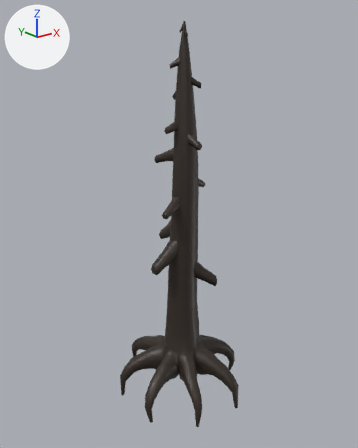
The FBX model workers/unity/Assets/3D/Environment/Trees/FirDead.fbx as it was, and as the next commit left it.
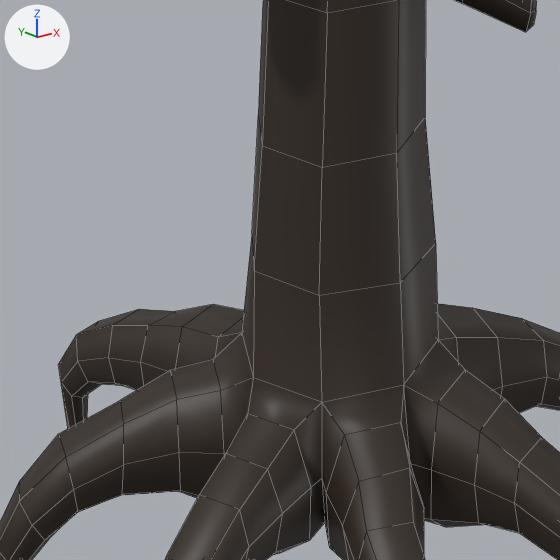
Old and new are each drawn whole from a 50 mm lens placed at (-4.55, -5.58, 4.72), pointed at (-0.01, 0.1, 2.45) and again close up on the part from 34% to 62% of the width and 63% to 85% of the height. The axes (+X, +Y, +Z) are drawn at upper left. The lights are the same throughout. The close-ups show mesh edges as thin lines. Where no turn or scale is listed for an object, it has been applied to the vertices.

In view in the first close-up: 'mTreeDead'.
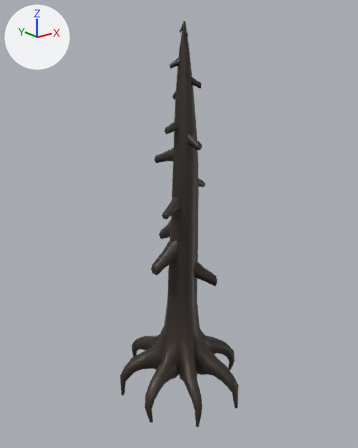
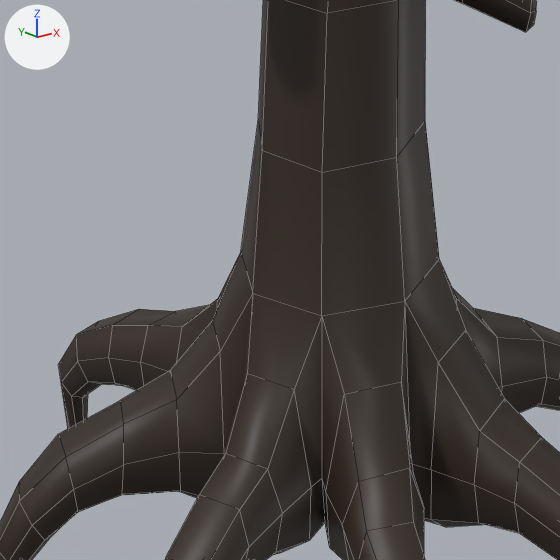
What differs and where, as boxes (x1, y1, x2, y2) in the close-ups (560 x 560 px):
```json
{"part": 1, "of": "me_mesh", "change": "cut back", "before": [170, 0, 504, 514], "after": [170, 0, 504, 514]}
```

Scene script edits in JSON lines:
```json
{"block": "me_mesh", "where": "# used by ob_mtreedead; location = (0.0, 0.0, 0.0)"}
{"op": "remove", "block": "me_mesh", "code": "me_mesh.from_pydata(...)  # 831 vertices, 784 faces; spans x -0.99..1.06, y -0.94..1.06, z -0.49..5.33"}
{"op": "add", "block": "me_mesh", "code": "me_mesh.from_pydata(...)  # 824 vertices, 777 faces; spans x -0.99..1.06, y -0.94..1.06, z -0.49..5.33"}
{"block": "me_mesh", "change": "me_mesh part 1"}
{"block": "me_mesh", "change": "7 vertices are removed from x -0.28..0.26, y -0.23..0.29, z 0.73..0.75"}
{"block": "me_mesh", "change": "14 faces are deleted"}
{"block": "me_mesh", "change": "14 vertices in x -0.37..0.39, y -0.35..0.41, z 0.36..0.41 move by (0.0, 0.0, 0.13)"}
{"block": "me_mesh", "change": "7 vertices in x -0.25..0.24, y -0.19..0.28, z 1.13 move by (0.0, 0.0, -0.01)"}
{"block": "me_mesh", "change": "4 vertices in x -0.22..0.23, y -0.26..0.26, z 0.42..0.44 move by (0.0, 0.0, 0.27)"}
{"block": "me_mesh", "change": "3 vertices move from x -0.3..0.26, y 0.05..0.32, z 0.42..0.45 to x -0.3..0.26, y 0.05..0.32, z 0.7..0.71"}
{"block": "me_mesh", "change": "7 new faces join them"}
```
